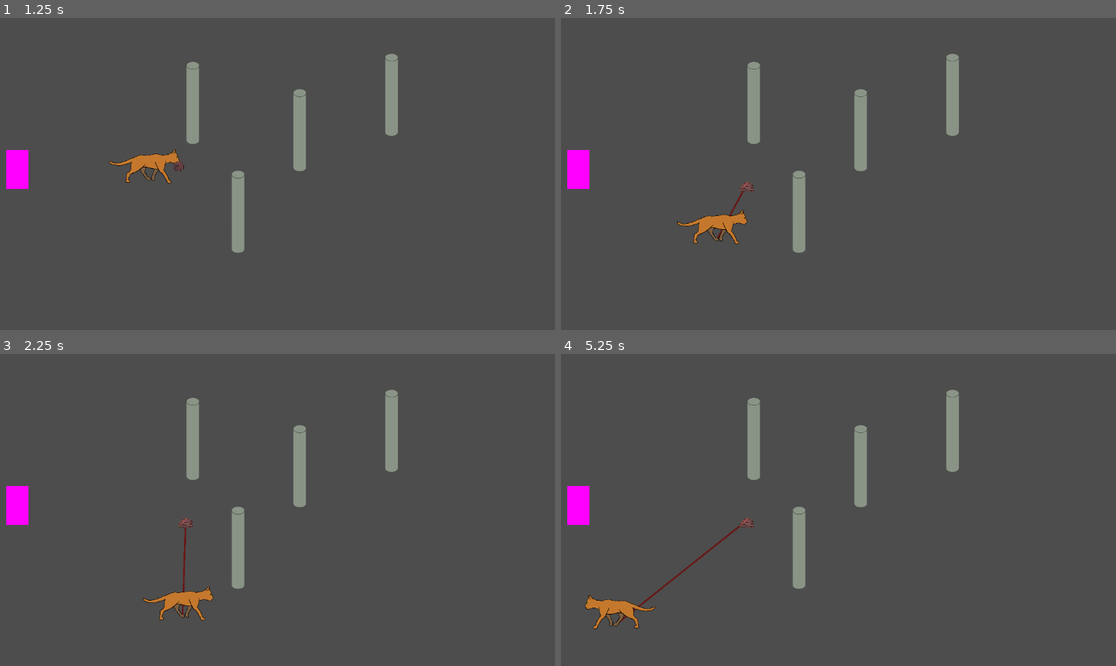
Above: before the commit, frames 1-4 (two rows, left to right).
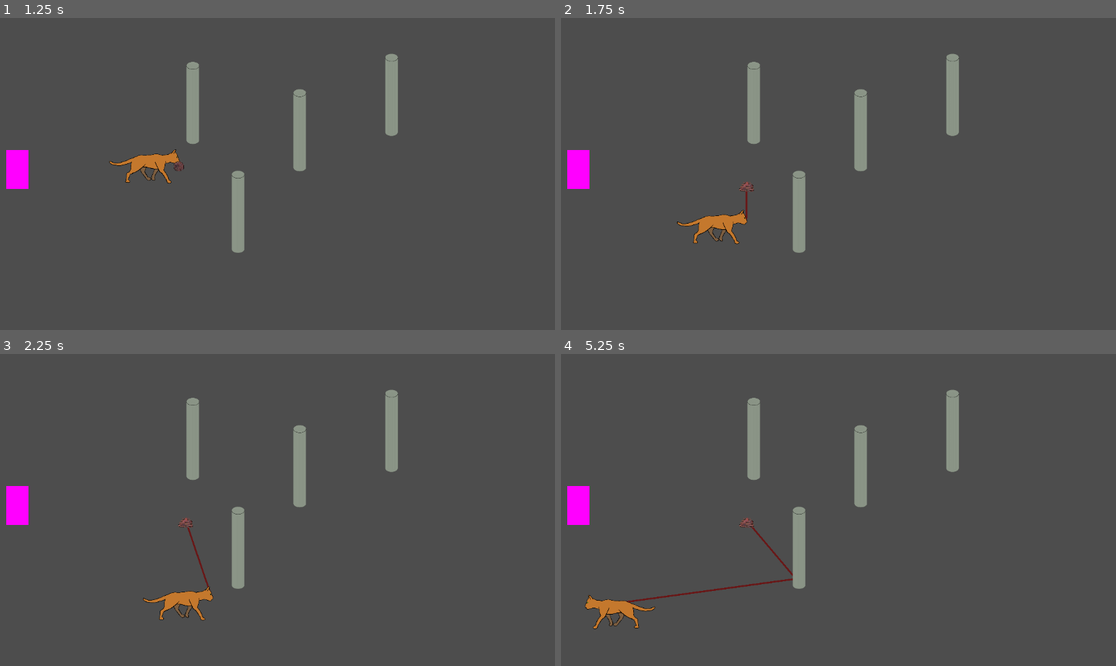
Above: after the commit, the same moments.

Repository: Flodurs/Godotwildjam63
Game: Godot game, scene res://szenen/Levels/level_1.tscn
Two runs of this game, one before a commit and one after it. Both use one fixed random seed, a clock stepped at 60 frames per second and the inputs below.
Inputs:
- Up to frame 1 (1.25 s): tap Enter at 0.5 s; hold D (mRight) from 0.53 s (still down); tap E (wolleInteraktion) at 0.6 s
- Up to frame 2 (1.75 s): release D (mRight) at 1.28 s; hold S (mDown) from 1.28 s (still down); tap E (wolleInteraktion) at 1.35 s
- Up to frame 3 (2.25 s): release S (mDown) at 2.03 s; hold D (mRight) from 2.03 s (still down); tap E (wolleInteraktion) at 2.1 s
- Up to frame 4 (5.25 s): release D (mRight) at 2.78 s; hold W (mUp) 2.78-3.53 s; tap E (wolleInteraktion) every 0.75 s from 2.85 to 5.1 s; hold A (mLeft) 3.53-5.03 s; hold S (mDown) from 5.03 s (still down)

Frame 1 is identical in both runs. In frame 2, less than 0.1% of the frame differs, in the area x 28-34%, y 55-71%; in frame 3, 0.1%; in frame 4, 0.4%, in the area x 10-42%, y 55-86%.

Commit message:
atzekatze

Diff:
--- a/szenen/Levels/level_1.tscn
+++ b/szenen/Levels/level_1.tscn
@@ -59,6 +59,6 @@
 position = Vector2(748, 0)
 
 [node name="Backgorund" type="Sprite2D" parent="." index="7"]
-z_index = -1
+z_index = -2
 scale = Vector2(2, 2)
 texture = ExtResource("10_kppow")
--- a/szenen/entitys/katze.gd
+++ b/szenen/entitys/katze.gd
@@ -20,10 +20,12 @@
 		$AnimatedSprite2D.flip_h = 1
 		$kneulPosi.position.x = abs($kneulPosi.position.x)
 		velocity.x += 1
+		$maulPosi.position.x = abs($maulPosi.position.x)
 
 	if Input.is_action_pressed("mLeft"):
 		$AnimatedSprite2D.flip_h = 0
 		$kneulPosi.position.x = -abs($kneulPosi.position.x)
+		$maulPosi.position.x = -abs($maulPosi.position.x)
 
 		velocity.x -= 1
 	if Input.is_action_pressed("mDown"):
--- a/szenen/entitys/katze.tscn
+++ b/szenen/entitys/katze.tscn
@@ -58,3 +58,6 @@
 
 [node name="Wollknaeul" parent="kneulPosi" instance=ExtResource("7_4m6lf")]
 scale = Vector2(0.1525, 0.1525)
+
+[node name="maulPosi" type="Marker2D" parent="." groups=["maulPosi"]]
+position = Vector2(-88, -52)
--- a/szenen/level/Level.gd
+++ b/szenen/level/Level.gd
@@ -8,7 +8,7 @@
 
 func _ready():
 
-	for s in get_tree().get_nodes_in_group("Seile"):
+	for s in get_tree().get_nodes_in_group("Seilabschnitt"):
 		for p in get_tree().get_nodes_in_group("Pillar"):
 			if (s.getYAtX(p.position.x) > p.position.y-p.seil_hoehe)&&(s.getYAtX(p.position.x) < p.position.y+10) :  #(seil vor pillar)und(seil nicht zu weit unter pillar)
 				if(p.position.x > min(s.get_point_position(0).x, s.get_point_position(1).x) && p.position.x < max(s.get_point_position(0).x, s.get_point_position(1).x)):  #und(sei lang genug)
--- a/szenen/objekte/Seilstueck.gd
+++ /dev/null
@@ -1,25 +0,0 @@
-extends Line2D
-
-var start:Vector2 = Vector2.ZERO
-var ende:Vector2 = Vector2.ZERO
-var richtung:Vector2 = Vector2.ZERO
-
-
-func _ready():
-	start = get_point_position(0)
-	ende = get_point_position(1)
-	richtung = ende-start
-	add_to_group("Seile")
-	add_to_group("Cutable")
-
-func platzieren(p1:Vector2, p2:Vector2):
-	start = p1
-	ende = p2
-	richtung = ende-start
-
-func getYAtX(x:int) -> int:
-	var y = start.y + richtung.y*((x - start.x)/richtung.x)
-	return y
-
-func on_wireCut():
-	queue_free()
--- a/szenen/objekte/Seilstueck.tscn
+++ /dev/null
@@ -1,8 +0,0 @@
-[gd_scene load_steps=2 format=3 uid="uid://cxc1mipvyf0xl"]
-
-[ext_resource type="Script" path="res://szenen/objekte/Seilstueck.gd" id="1_geaxs"]
-
-[node name="Seilstueck" type="Line2D"]
-width = 3.0
-default_color = Color(1, 0, 0, 1)
-script = ExtResource("1_geaxs")
--- a/szenen/objekte/seil.gd
+++ b/szenen/objekte/seil.gd
@@ -40,7 +40,6 @@
 	add_child(con)
 	con.add_point(a.global_position)
 	con.add_point(b.global_position)
-#	con.visible = true
 
 
 # Called every frame. 'delta' is the elapsed time since the previous frame.
@@ -50,7 +49,7 @@
 		segment.b = $dynLine.get_point_position(1)
 		$dynLine/Area2D/CollisionShape2D.shape = segment
 
-		$dynLine.set_point_position(1, get_tree().get_nodes_in_group("Katze")[0].global_position)
+		$dynLine.set_point_position(1, get_tree().get_nodes_in_group("maulPosi")[0].global_position)
 		if(conList.size() >= 1):
 			var con = conList.back()
 			$dynLine.set_point_position(0, con.getGloPos())
@@ -65,13 +64,11 @@
 			var lastAngle = vecZone.angle_to(vectLastSeg)
 			var currAngle = vecCurr.angle_to(vecZone)
 			var angle =  abs( (lastAngle) + (currAngle) )
-#			print(Vector3(rad_to_deg(lastAngle),rad_to_deg(currAngle),rad_to_deg(angle)))
-			if(angle > deg_to_rad(182)):
+			if(angle > deg_to_rad(180)):
 				abloesen()
 
 
 func abloesen():
-	print("abloesen")
 	conList.pop_back()
 	get_tree().get_nodes_in_group("Seilabschnitt")[get_tree().get_nodes_in_group("Seilabschnitt").size()-1].queue_free()
 	if conList.size() >0:
@@ -86,7 +83,7 @@
 func startWolling():
 	$dynLine/Area2D.monitorable = true
 	$dynLine.add_point(get_tree().get_nodes_in_group("Wolle")[0].global_position)
-	$dynLine.add_point( get_tree().get_nodes_in_group("Katze")[0].global_position)
+	$dynLine.add_point( get_tree().get_nodes_in_group("maulPosi")[0].global_position)
 
 	ziehtSeil = true
 
--- a/szenen/objekte/seil.tscn
+++ b/szenen/objekte/seil.tscn
@@ -10,6 +10,7 @@
 script = ExtResource("1_afdkj")
 
 [node name="dynLine" type="Line2D" parent="." groups=["Seil"]]
+z_index = -1
 width = 5.0
 default_color = Color(0.411765, 0.0901961, 0.0901961, 1)
 
--- a/szenen/objekte/seilabschnitt.gd
+++ b/szenen/objekte/seilabschnitt.gd
@@ -1,27 +1,24 @@
 extends Node2D
-#var hitflag = 0
-#var primus = 1
-#var hitPoint = Vector2.ZERO
+var start:Vector2 = Vector2.ZERO
+var ende:Vector2 = Vector2.ZERO
+var richtung:Vector2 = Vector2.ZERO
 
-# Called when the node enters the scene tree for the first time.
 func _ready():
-	pass
+#	start = $Line2D.get_point_position(0)
+#	ende = $Line2D.get_point_position(1)
+#	richtung = ende-start
+
+	add_to_group("Cutable")
 
 func add_point(point:Vector2):
 	$Line2D.add_point(point)
 
 func getVec() -> Vector2:
 	return $Line2D.get_point_position(1) - $Line2D.get_point_position(0)
-# Called every frame. 'delta' is the elapsed time since the previous frame.
-#func _process(delta):
-#	if $Line2D.points.size() == 2:
-#		$CollisionShape2D.get_shape().a=$Line2D.points[0]
-#		$CollisionShape2D.get_shape().b=$Line2D.points[1]
 
-#func getHitFlag():
-#	if hitflag==1:
-#		hitflag=0
-#		return 1
-#	return 0
-#func getHitPoint():
-#	return hitPoint
+#func getYAtX(x:int) -> int:
+#	var y = start.y + richtung.y*((x - start.x)/richtung.x)
+#	return y
+
+func on_wireCut():
+	queue_free()
--- a/szenen/objekte/seilabschnitt.tscn
+++ b/szenen/objekte/seilabschnitt.tscn
@@ -6,5 +6,6 @@
 script = ExtResource("1_0x70b")
 
 [node name="Line2D" type="Line2D" parent="."]
+z_index = -1
 width = 5.0
 default_color = Color(0.411765, 0.0901961, 0.0901961, 1)
